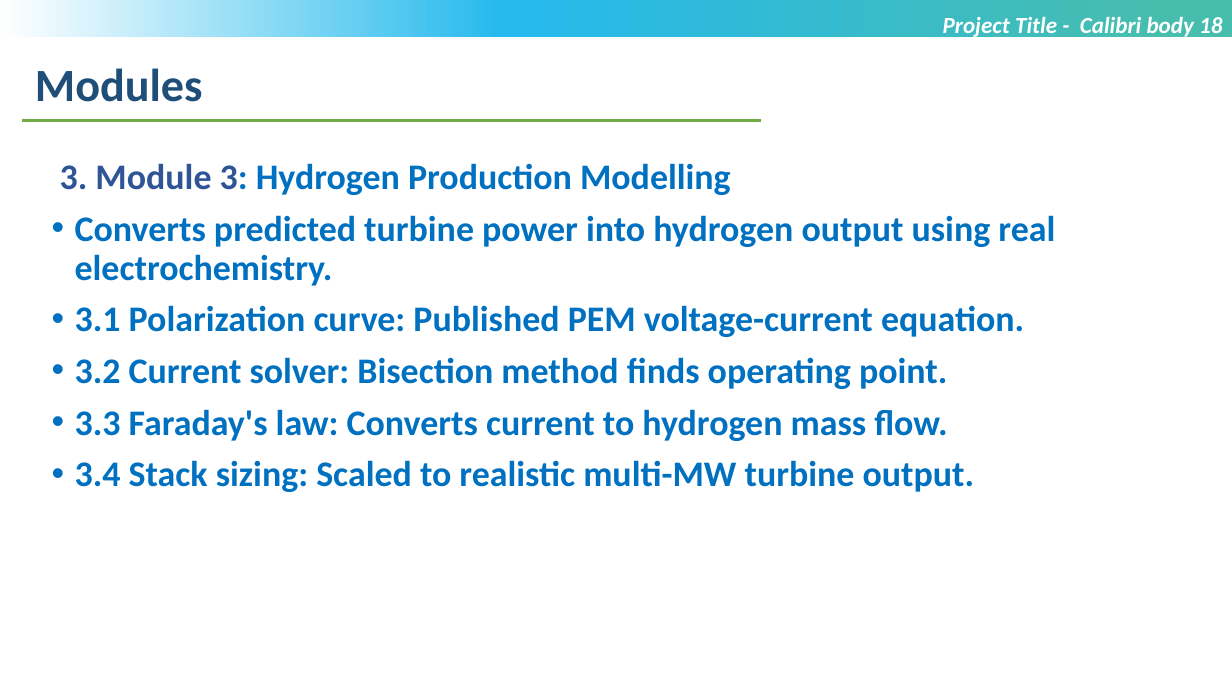
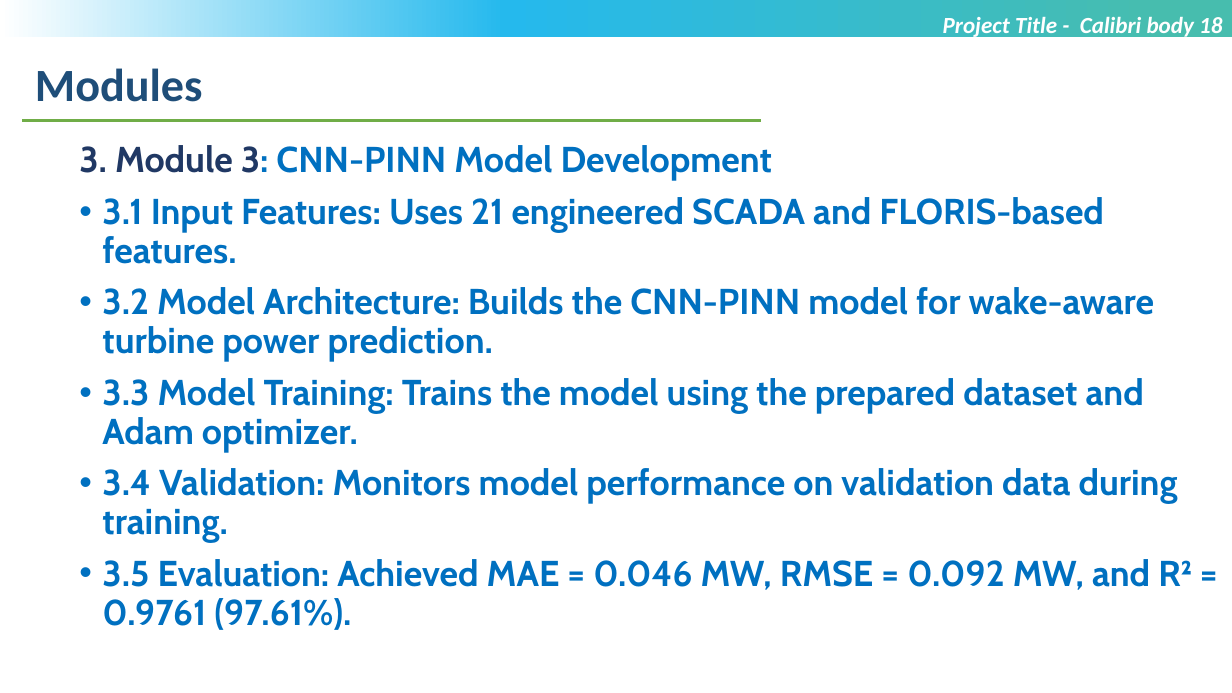
Before and after one commit to SWETHASONA001/LTM_PROEJCT_1, a slide deck: slide 12 of MTech_Project_PPT_Template_V1.pptx (slide 10 before the commit). Drawn at 1232x693 pixels with LibreOffice and Linux fonts; fonts in the diff are those of the drawing; background and template pictures are left out. Boxes give left, top, right and bottom in pixels: in the first picture for what was removed or moved away, otherwise in the second. Text is boxed around its words. In the diff, an @@ line names an element or a change of style, - is before the commit and + after.

```diff
--- a/MTech_Project_PPT_Template_V1.pptx
+++ b/MTech_Project_PPT_Template_V1.pptx
@@ text at (x1=79, y1=145, x2=1192, y2=630): text changed; font Calibri to Cabin @@
-3. Module 3: Hydrogen Production Modelling
-• Converts predicted turbine power into hydrogen output using real electrochemistry.
-• 3.1 Polarization curve: Published PEM voltage-current equation.
-• 3.2 Current solver: Bisection method finds operating point.
-• 3.3 Faraday's law: Converts current to hydrogen mass flow.
-• 3.4 Stack sizing: Scaled to realistic multi-MW turbine output.
+3. Module 3: CNN-PINN Model Development
+• 3.1 Input Features: Uses 21 engineered SCADA and FLORIS-based features.
+• 3.2 Model Architecture: Builds the CNN-PINN model for wake-aware turbine power prediction.
+• 3.3 Model Training: Trains the model using the prepared dataset and Adam optimizer.
+• 3.4 Validation: Monitors model performance on validation data during training.
+• 3.5 Evaluation: Achieved MAE = 0.046 MW, RMSE = 0.092 MW, and R² = 0.9761 (97.61%).
```
Also in this commit, not shown: 9 other slides changed, 19 slides added, 3 slides removed.
